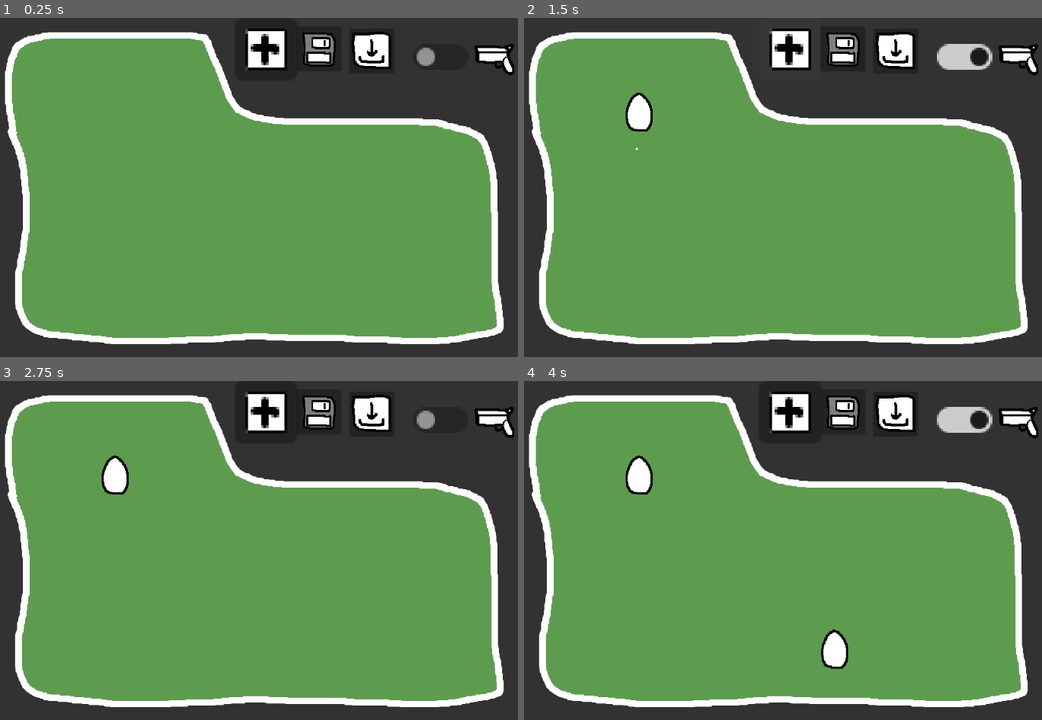
Above: before the commit, frames 1-4 (two rows, left to right).
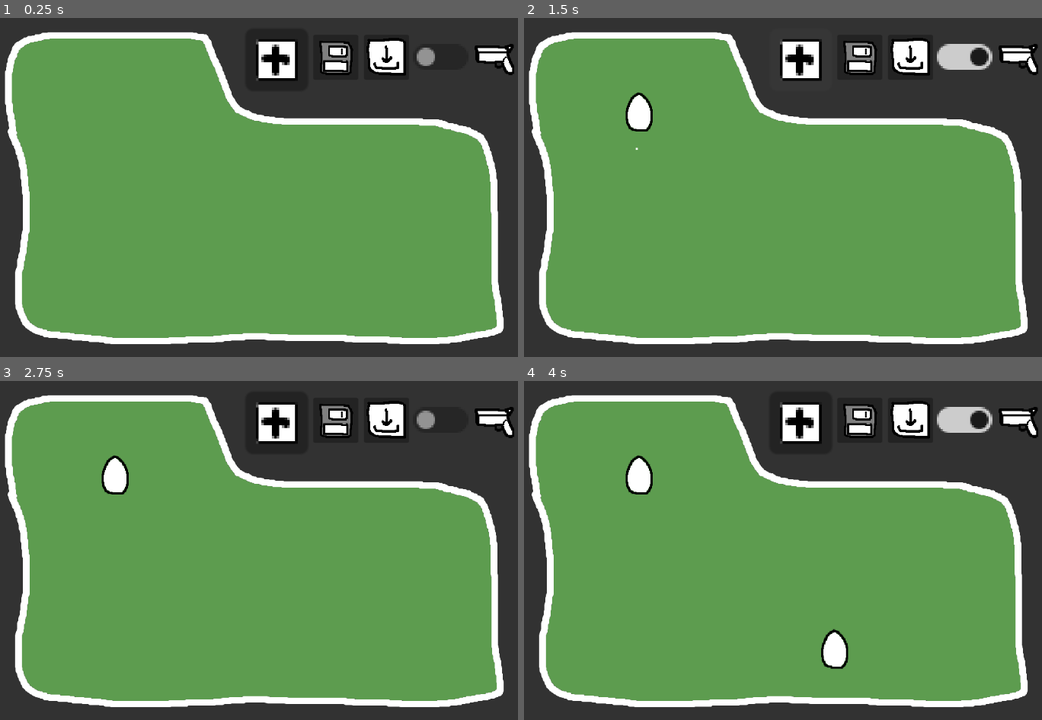
Above: after the commit, the same moments.

Repository: cstewart929/TaskBarn
Game: Godot game, scene res://Scenes/farm.tscn
The game is run twice, just before and just after one commit, with the same random seed, the same clock (stepped at 60 frames per second) and the same inputs.
Inputs (mouse positions are in pixels of both pictures, inside the frame that each line leads up to; where the layout moved, square brackets give the same spot in the first picture):
- Up to frame 1 (0.25 s): no input
- Up to frame 2 (1.5 s): click (964, 55) at 0.5 s; click (798, 58) [788, 48] at 1.25 s
- Up to frame 3 (2.75 s): click (440, 418) at 2 s
- Up to frame 4 (4 s): click (798, 421) [788, 411] at 2.75 s; click (964, 418) at 3.5 s

The runs differ from the first frame. In frame 1, 3.0% of the frame differs, in the area x 47-79%, y 3-19%; in frame 2, 3.0%; in frame 3, 3.0%; in frame 4, 3.0%.

Commit message:
Sure why not

Diff:
--- a/taskbarn/Scenes/animal.tscn
+++ b/taskbarn/Scenes/animal.tscn
@@ -25,8 +25,9 @@
 shape = SubResource("RectangleShape2D_2gra4")
 
 [node name="NameLabel" type="Label" parent="."]
-offset_left = -26.6436
+offset_left = -40
 offset_top = -56.2476
-offset_right = 29.3564
+offset_right = 40
 offset_bottom = -33.2476
-scale = Vector2(1.00275, 0.996353)
+scale = Vector2(1, 1)
+horizontal_alignment = 1
--- a/taskbarn/Scenes/farm.tscn
+++ b/taskbarn/Scenes/farm.tscn
@@ -52,33 +52,33 @@
 theme_override_styles/focus = SubResource("StyleBoxEmpty_lq2xg")
 
 [node name="Add Animal" parent="." instance=ExtResource("4_30eac")]
-offset_left = 10.0
-offset_top = -81.0
-offset_right = 34.0
-offset_bottom = -57.0
+offset_left = 14.9683
+offset_top = -76.0
+offset_right = 38.9683
+offset_bottom = -52.0
 scale = Vector2(1.23385, 1.23385)
 theme_override_styles/focus = SubResource("StyleBoxEmpty_78d4p")
 
 [node name="Save" type="Button" parent="."]
-offset_left = 39.0
-offset_top = -77.0
-offset_right = 111.0
-offset_bottom = -5.00001
+offset_left = 46.9006
+offset_top = -73.0
+offset_right = 118.901
+offset_bottom = -1.00001
 scale = Vector2(0.295451, 0.295451)
 theme_override_styles/focus = SubResource("StyleBoxEmpty_xrnc3")
 icon = ExtResource("4_78d4p")
 
 [node name="Load" type="Button" parent="."]
-offset_left = 64.0
-offset_top = -76.0
-offset_right = 136.0
-offset_bottom = -4.0
+offset_left = 70.8498
+offset_top = -73.0
+offset_right = 142.85
+offset_bottom = -1.0
 scale = Vector2(0.295451, 0.295451)
 theme_override_styles/focus = SubResource("StyleBoxEmpty_dojjk")
 icon = ExtResource("5_xrnc3")
 
 [node name="ChecklistMenu" parent="." instance=ExtResource("6_checklist")]
-offset_left = -144.0
-offset_top = -81.0
-offset_right = 146.0
-offset_bottom = 667.0
+offset_left = -142.0
+offset_top = -78.0
+offset_right = 185.0
+offset_bottom = 651.0
